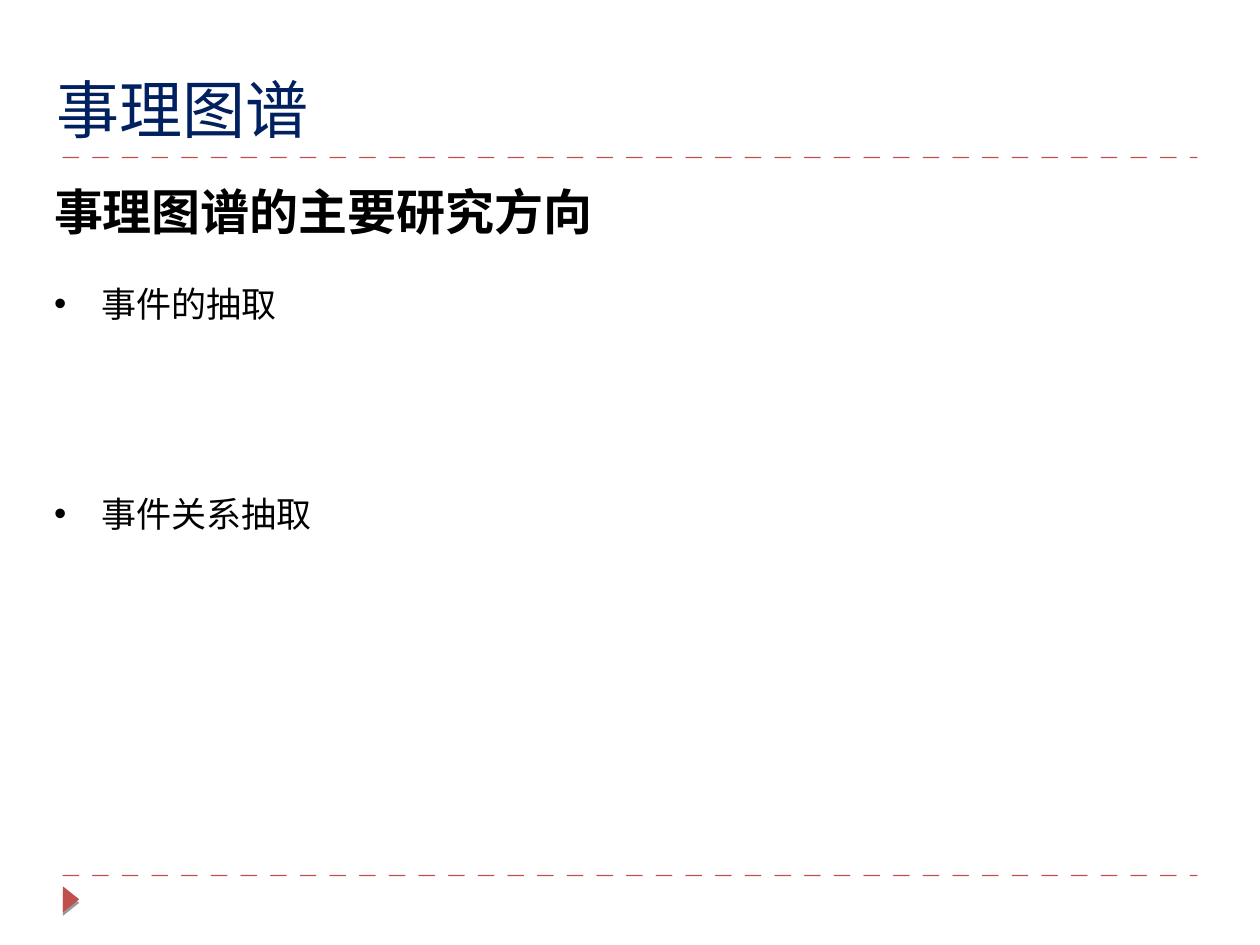
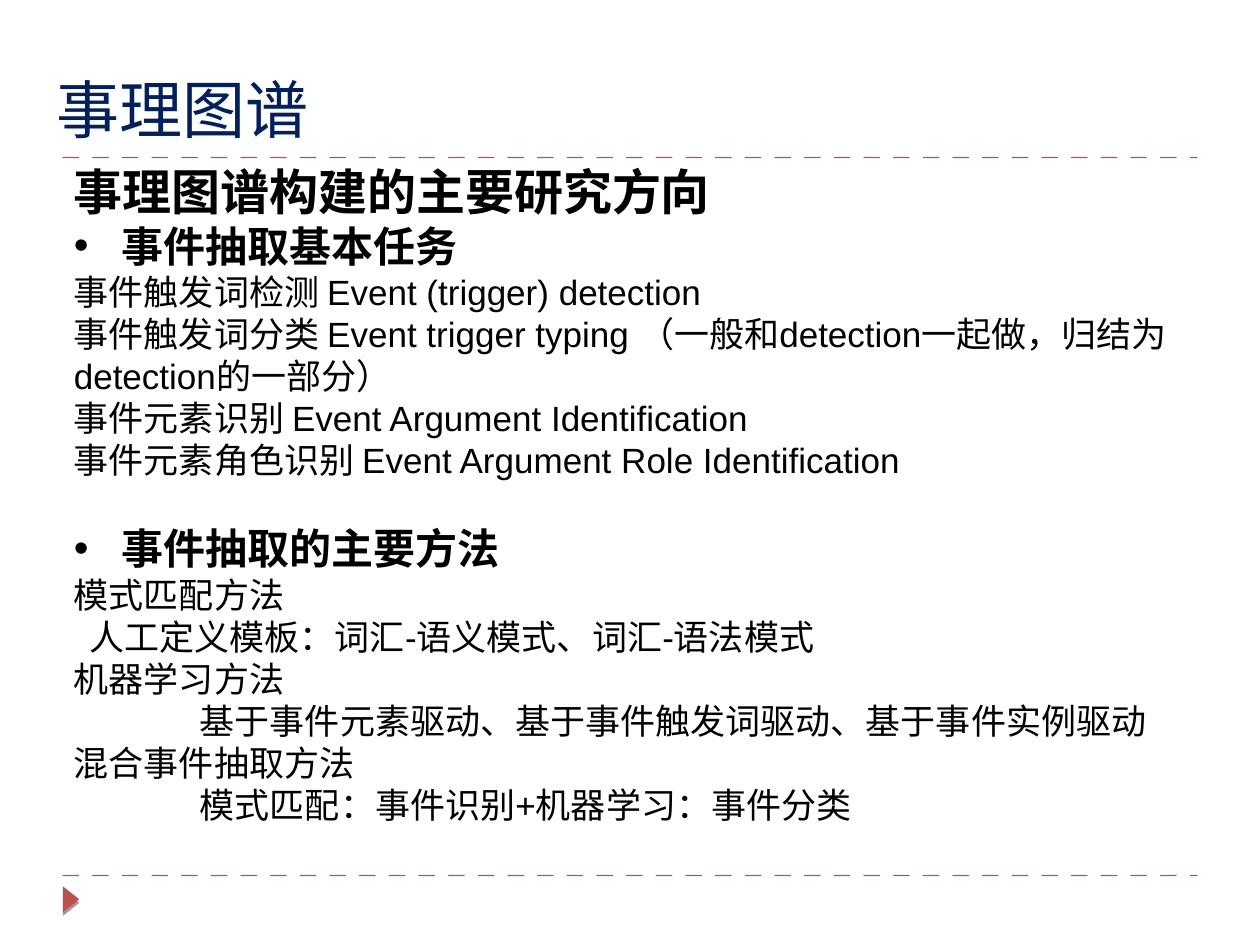
Before and after one commit to lihanghang/NLP-Knowledge-Graph, a slide deck: slide 17 of my summary/知识图谱技术与对话系统的应用.pptx. Drawn at 1260x945 pixels with LibreOffice and Linux fonts; fonts in the diff are those of the drawing. Boxes give left, top, right and bottom in pixels: in the first picture for what was removed or moved away, otherwise in the second. Text is boxed around its words. In the diff, an @@ line names an element or a change of style, - is before the commit and + after.

```diff
--- a/my summary/知识图谱技术与对话系统的应用.pptx
+++ b/my summary/知识图谱技术与对话系统的应用.pptx
@@ text at box(74, 168, 1167, 821): text changed; size 28 to 20 pt; font Roboto to Arial; bold off @@
-事理图谱的主要研究方向
-• 事件的抽取
-• 事件关系抽取
+事理图谱构建的主要研究方向
+• 事件抽取基本任务
+事件触发词检测 Event (trigger) detection
+事件触发词分类 Event trigger typing （一般和detection一起做，归结为detection的一部分）
+事件元素识别 Event Argument Identification
+事件元素角色识别 Event Argument Role Identification
+• 事件抽取的主要方法
+模式匹配方法
+人工定义模板：词汇-语义模式、词汇-语法模式
+机器学习方法
+基于事件元素驱动、基于事件触发词驱动、基于事件实例驱动
+混合事件抽取方法
+模式匹配：事件识别+机器学习：事件分类
```
Also in this commit, not shown: 1 other slide changed, 1 slide added, 1 other file.
